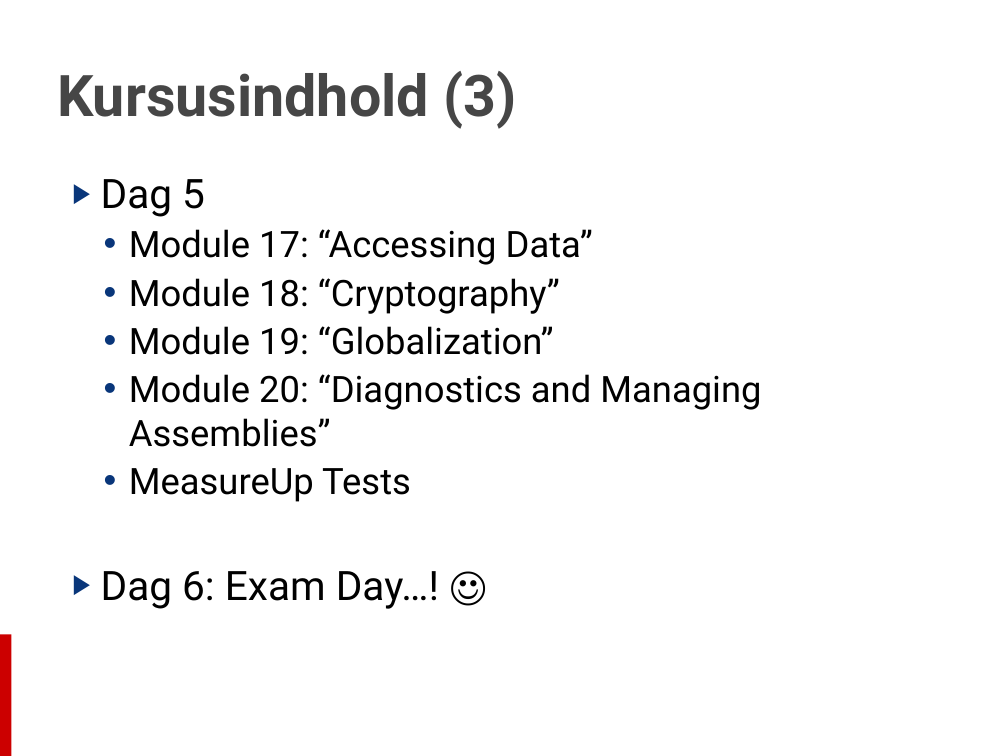
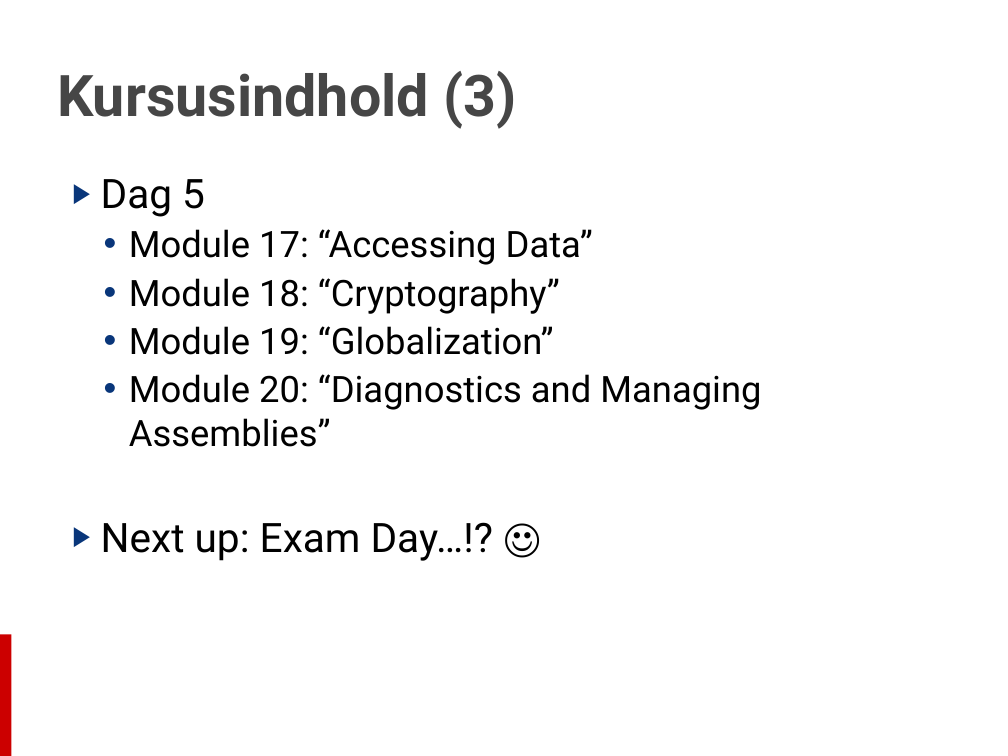
Before and after one commit to martinesmann/cs-70-483, a slide deck: slide 7 of Modules/Module 00 - Introduction/00 - Introduction.pptx. Drawn at 1008x756 pixels with LibreOffice and Linux fonts; fonts in the diff are those of the drawing; background and template pictures are left out. Boxes give left, top, right and bottom in pixels: in the first picture for what was removed or moved away, otherwise in the second. Text is boxed around its words. In the diff, an @@ line names an element or a change of style, - is before the commit and + after.

```diff
--- a/Modules/Module 00 - Introduction/00 - Introduction.pptx
+++ b/Modules/Module 00 - Introduction/00 - Introduction.pptx
@@ text at (x1=101, y1=522, x2=493, y2=561): text changed @@
-  • MeasureUp Tests
-▶ Dag 6: Exam Day…! ☺
+▶ Next up: Exam Day…!? ☺
```
Also in this commit, not shown: 3 other slides changed, 1 slide removed, 5 other files.
